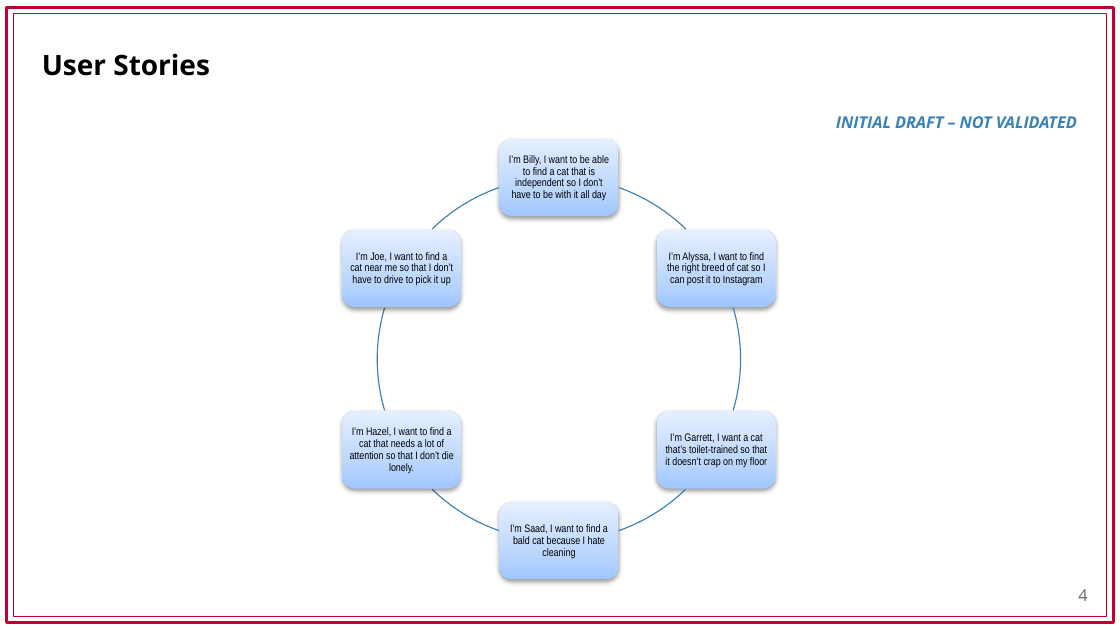
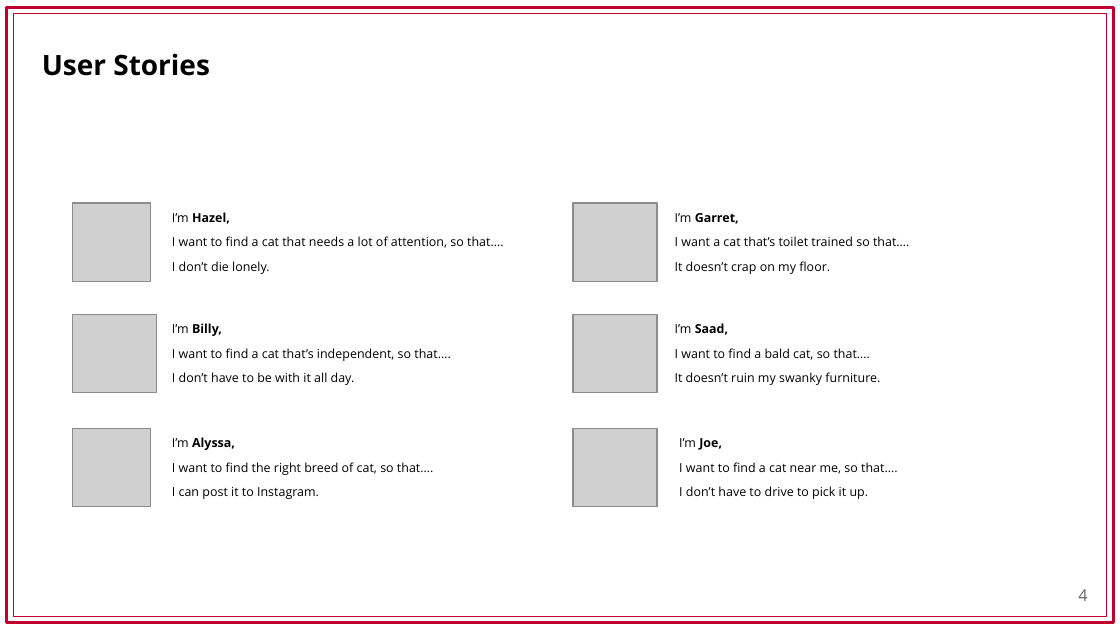
Before and after one commit to wlei6277/terminal_app, a slide deck: slide 4 of ppt/Find Me a Cat presentation v2.pptx. Drawn at 1120x630 pixels with LibreOffice and Linux fonts; fonts in the diff are those of the drawing; grey boxes stand for pictures; background and template pictures are left out. Boxes give left, top, right and bottom in pixels: in the first picture for what was removed or moved away, otherwise in the second. Text is boxed around its words. In the diff, an @@ line names an element or a change of style, - is before the commit and + after.

Commit message:
changed the user stories in the powerpoint

```diff
--- a/ppt/Find Me a Cat presentation v2.pptx
+++ b/ppt/Find Me a Cat presentation v2.pptx
@@ text removed at (836, 116, 1077, 128) @@
-INITIAL DRAFT – NOT VALIDATED
@@ group removed at (343, 139, 776, 579): 6 rounded rectangles, 6 freeform shapes @@
@@ picture added at (72, 203, 150, 281) @@
@@ picture added at (573, 203, 657, 281) @@
@@ text at (172, 212, 504, 274): text changed; size 7 to 8 pt; font Arial Narrow to Open Sans @@
-I’m Hazel, I want to find a cat that needs a lot of attention so that I don’t die lonely.
+I’m Hazel,
+I want to find a cat that needs a lot of attention, so that….
+I don’t die lonely.
@@ text at (675, 213, 909, 274): text changed; size 7 to 8 pt; font Arial Narrow to Open Sans @@
-I’m Garrett, I want a cat that’s toilet-trained so that it doesn’t crap on my floor
+I’m Garret,
+I want a cat that’s toilet trained so that….
+It doesn’t crap on my floor.
@@ picture added at (72, 315, 156, 393) @@
@@ text at (172, 323, 451, 385): text changed; size 7 to 8 pt; font Arial Narrow to Open Sans @@
-I’m Billy, I want to be able to find a cat that is independent so I don’t have to be with it all day
+I’m Billy,
+I want to find a cat that’s independent, so that….
+I don’t have to be with it all day.
@@ picture added at (573, 315, 657, 393) @@
@@ vertical alignment middle to top in 6 elements at (172, 212, 504, 274), (679, 438, 897, 499), (172, 437, 434, 499), (675, 213, 909, 274), (172, 323, 451, 385), (675, 323, 880, 385) @@
@@ text at (675, 323, 880, 385): text changed; size 7 to 8 pt; font Arial Narrow to Open Sans @@
-I’m Saad, I want to find a bald cat because I hate cleaning
+I’m Saad,
+I want to find a bald cat, so that….
+It doesn’t ruin my swanky furniture.
@@ picture added at (72, 428, 150, 506) @@
@@ text at (172, 437, 434, 499): text changed; size 7 to 8 pt; font Arial Narrow to Open Sans @@
-I’m Alyssa, I want to find the right breed of cat so I can post it to Instagram
+I’m Alyssa,
+I want to find the right breed of cat, so that….
+I can post it to Instagram.
@@ picture added at (573, 428, 657, 506) @@
@@ text at (679, 438, 897, 499): text changed; size 7 to 8 pt; font Arial Narrow to Open Sans @@
-I’m Joe, I want to find a cat near me so that I don’t have to drive to pick it up
+I’m Joe,
+I want to find a cat near me, so that….
+I don’t have to drive to pick it up.
```
Also in this commit, not shown: 7 other slides changed.
